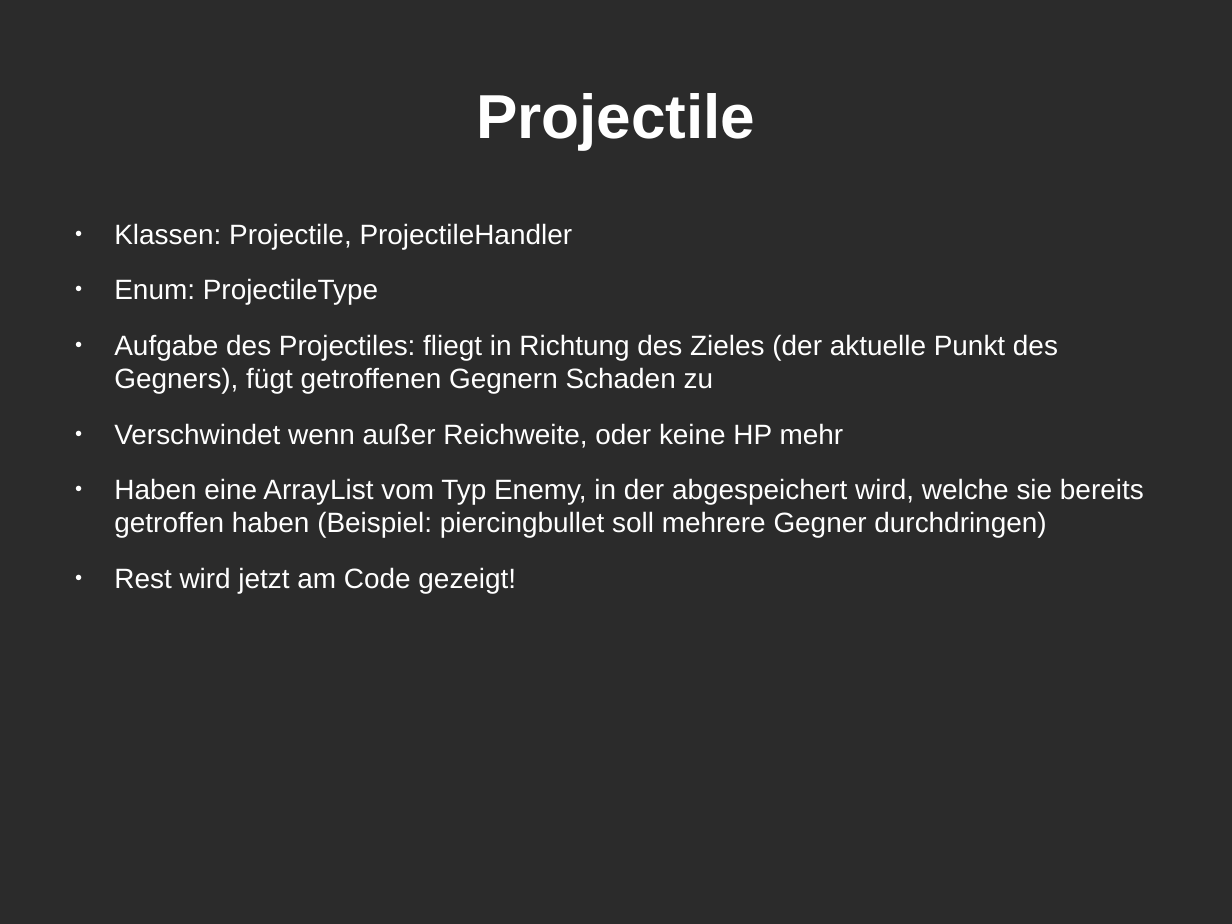
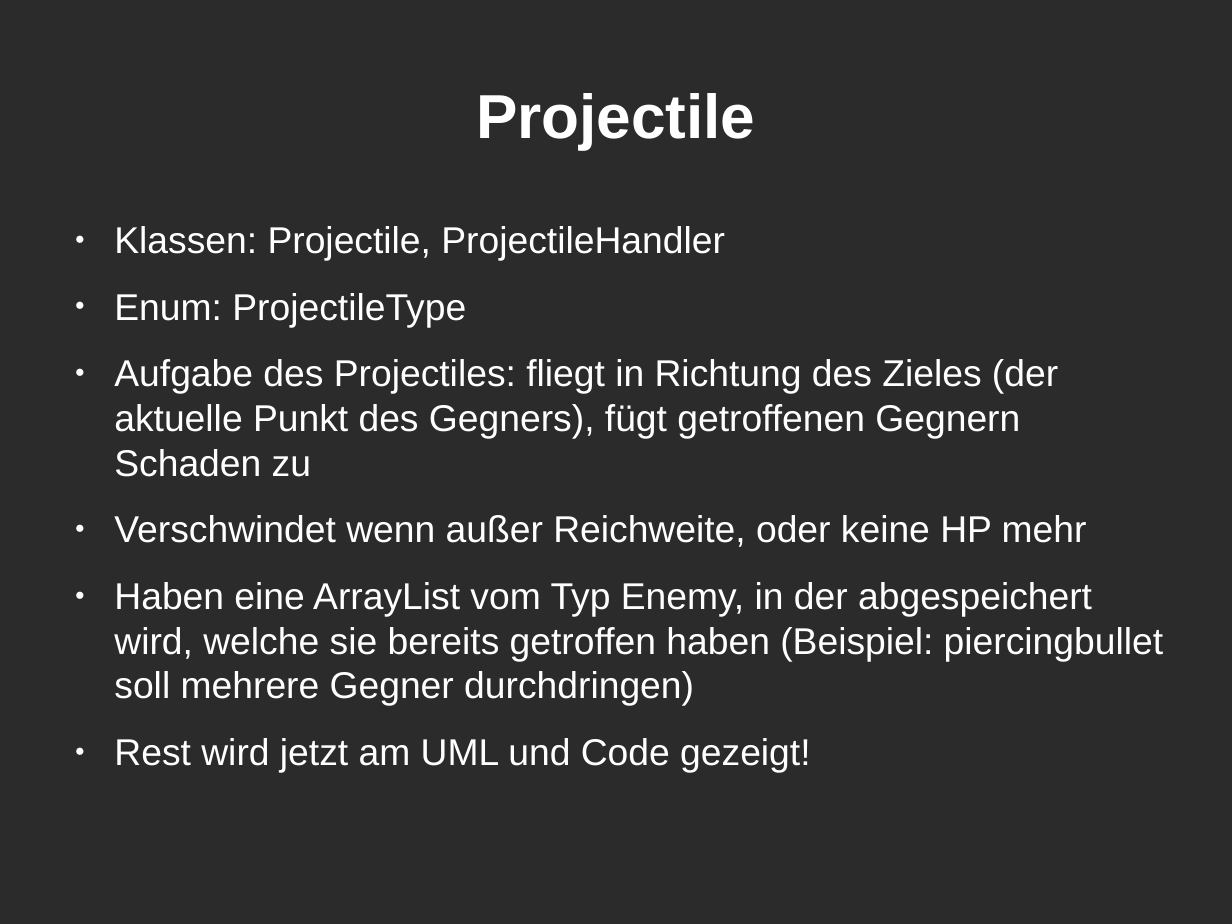
Before and after one commit to Leo1998/Kabuom, a slide deck: slide 13 of projektpräsentation.odp. Drawn at 1232x924 pixels with LibreOffice and Linux fonts; fonts in the diff are those of the drawing; background and template pictures are left out; a plain dark background stands for a picture behind light text. Boxes give left, top, right and bottom in pixels: in the first picture for what was removed or moved away, otherwise in the second. Text is boxed around its words. In the diff, an @@ line names an element or a change of style, - is before the commit and + after.

```diff
--- a/projektpräsentation.odp
+++ b/projektpräsentation.odp
@@ text at [114,226,1163,706]: size 18 to 24 pt @@
@@ text at [114,738,810,773]: text changed; size 18 to 24 pt @@
-● Rest wird jetzt am Code gezeigt!
+● Rest wird jetzt am UML und Code gezeigt!
```
Also in this commit, not shown: 1 other slide changed, 8 slides added.
